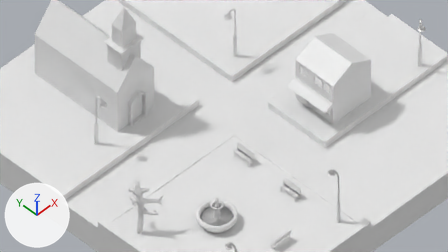
An edit to the Blender file diorama/diorama.blend, drawn before and after from the same camera.
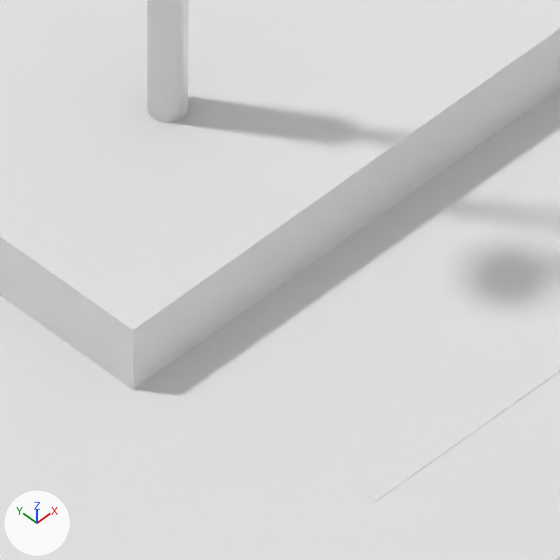
The first picture shows the older version from the file's camera 'Camera'. The close-ups show both versions on the part from 49% to 61% of the width and 18% to 39% of the height of that picture; other places that the commit changed are outside them. Arrows for +X, +Y and +Z are at lower left; the lights stay in place.

In view in the first close-up: 'Lampadaire.004', 'Plane', 'SignalX'.
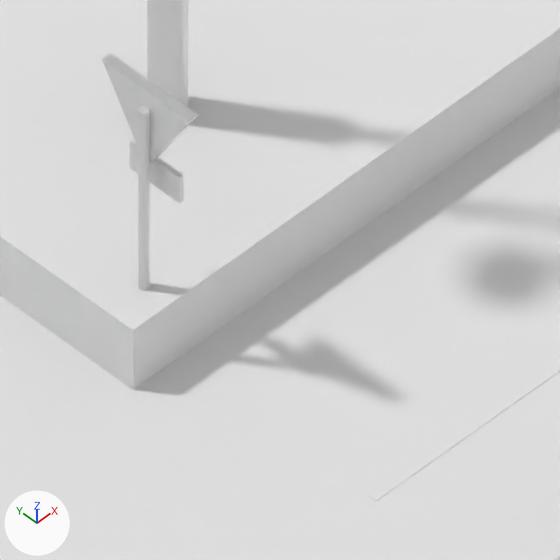
Location of each change, (x1, y1, x2, y2) in pixels of the close-ups (560 x 560 px):
'CederLePassage.001', added: after (102, 53, 198, 290)

What the commit changed:
Mesh me_cylinder_008 is new.
It has 81 vertices, 48 faces and spans x -0.15..0.05, y -0.5..0.49, z 0.0..2.2.
It uses material mat_metal_001 (its picture is missing).
Object 'CederLePassage.001' (ob_cederlepassage_001) is new; it shows me_cylinder_008.
Its location is (1.966, 2.094, 0.0).
Its rotation in degrees is (0, 0, 180).
Its scale is (0.632, 0.632, 0.632).
